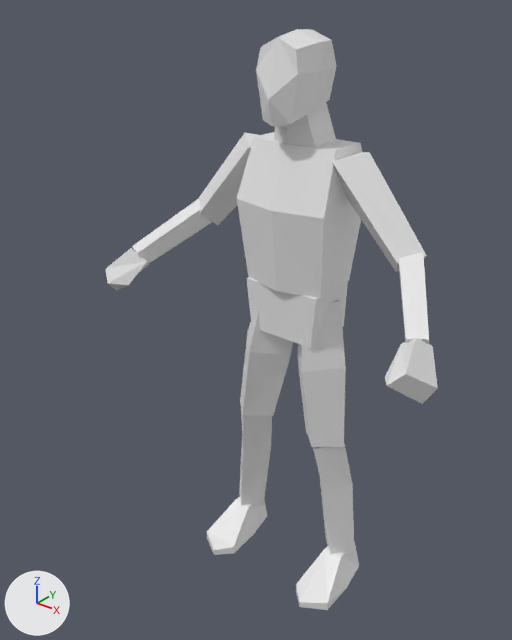
The Blender file Assets/Blends/Char_Human_Base.blend: old version first, new version second.
Camera for both pictures: a 50 mm lens placed at (1.182, -1.716, 1.946), pointed at (0.028, -0.274, 1.052). Every picture has the same lights, and +X, +Y and +Z are marked at lower left.

In view in the first picture: 'Char_Human_Base'.
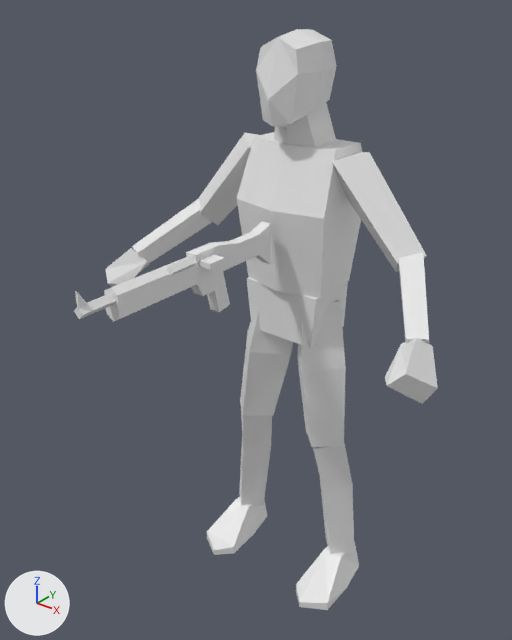
Pixel boxes (x1, y1, x2, y2) of what changed, in the pictures (512 x 640 px):
```json
{"object": "Weapon_Standin", "change": "added", "after": [74, 221, 271, 321]}
```

Edits to the scene script, one JSON object a line:
```json
{"op": "add", "block": "mat_material", "code": ["mat_material = diffuse_material('Material')", "mat_material.base_color = (0.8, 0.8, 0.8)  # white #e7e7e7"]}
{"op": "add", "block": "me_weapon_standin", "code": ["me_weapon_standin = bpy.data.meshes.new('Weapon_Standin')", "me_weapon_standin.from_pydata(...)  # 78 vertices, 58 faces; spans x -0.05..0.056, y -0.091..0.118, z -0.227..0.442", "me_weapon_standin.materials.append(mat_material)  # its picture is missing"]}
{"op": "add", "block": "ob_weapon_standin", "code": ["ob_weapon_standin = bpy.data.objects.new('Weapon_Standin', me_weapon_standin)", "ob_weapon_standin.location = (0.0, -0.418, 1.217)", "ob_weapon_standin.rotation_euler = (1.572, 0.0, 0.0)  # degrees (90, 0, 0)"]}
```
